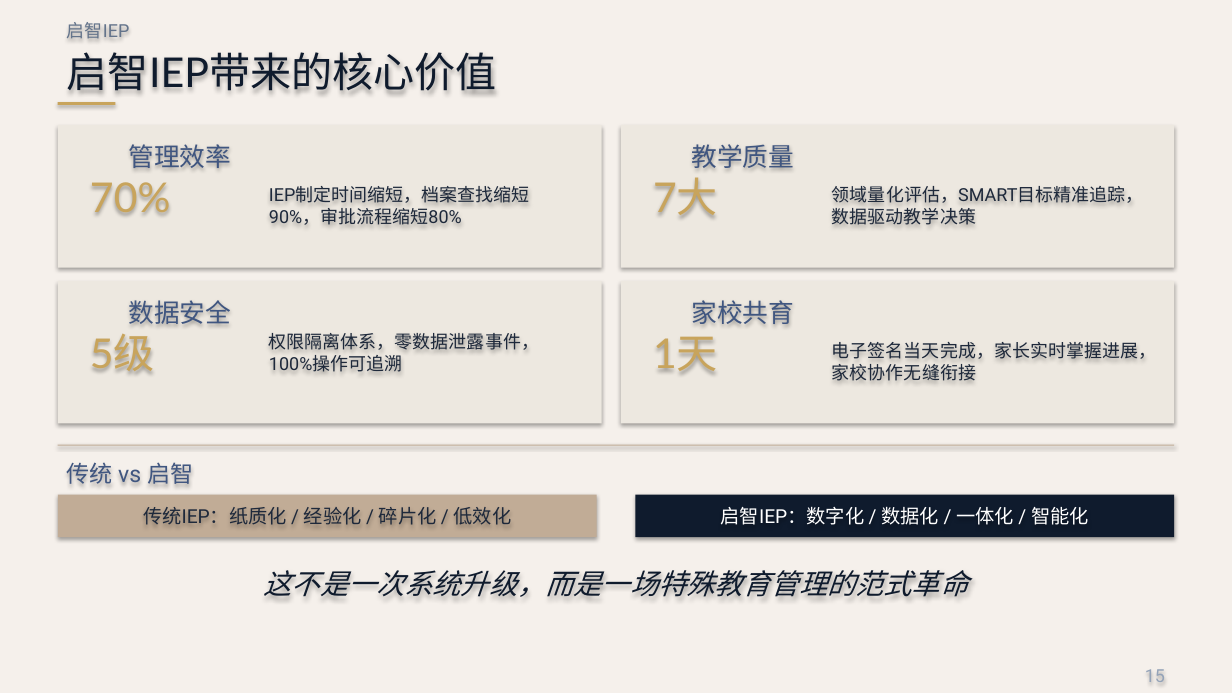
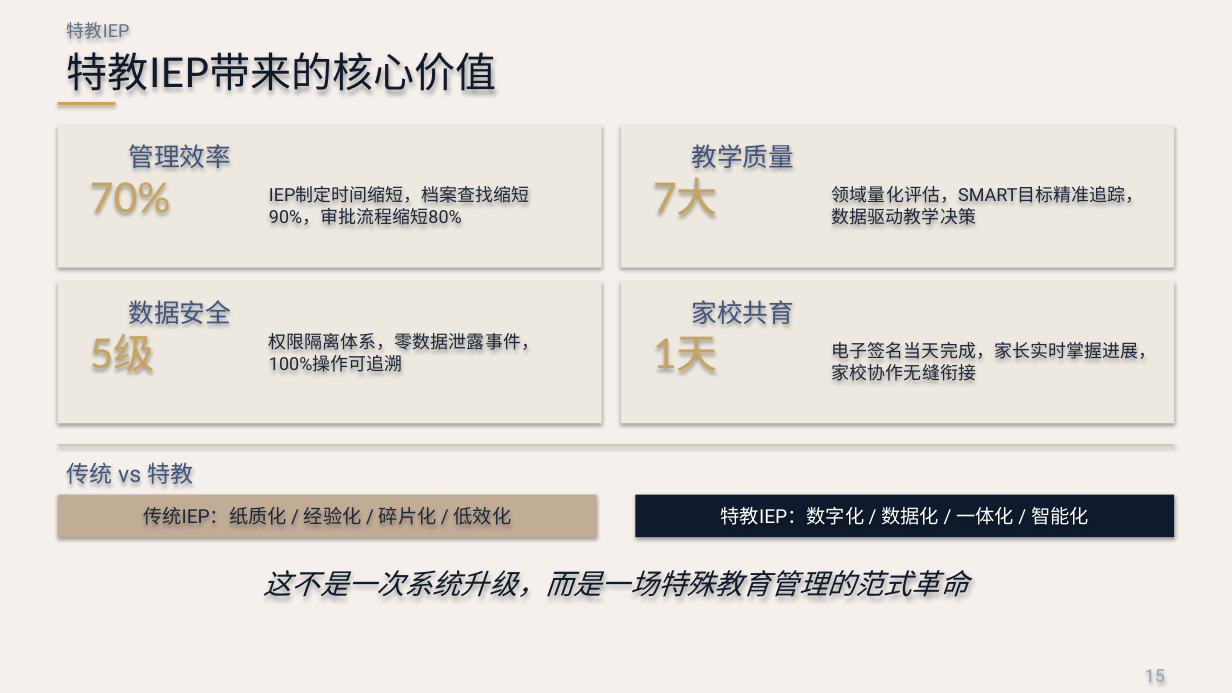
Before and after one commit to dg13788/iep-system, a slide deck: slide 15 of ppt/iep_demo_v2.pptx. Drawn at 1232x693 pixels with LibreOffice and Linux fonts; fonts in the diff are those of the drawing. Boxes give left, top, right and bottom in pixels: in the first picture for what was removed or moved away, otherwise in the second. Text is boxed around its words. In the diff, an @@ line names an element or a change of style, - is before the commit and + after.

Commit message:
chore: unify author identity as 特教IEP

```diff
--- a/ppt/iep_demo_v2.pptx
+++ b/ppt/iep_demo_v2.pptx
@@ text at [67, 22, 129, 39]: text changed @@
-启智IEP
+特教IEP
@@ text at [67, 52, 497, 92]: text changed @@
-启智IEP带来的核心价值
+特教IEP带来的核心价值
@@ text at [67, 462, 193, 484]: text changed @@
-传统 vs 启智
+传统 vs 特教
@@ text at [721, 506, 1089, 525]: text changed @@
-启智IEP：数字化 / 数据化 / 一体化 / 智能化
+特教IEP：数字化 / 数据化 / 一体化 / 智能化
```
Also in this commit, not shown: 15 other slides changed, 12 other files.
